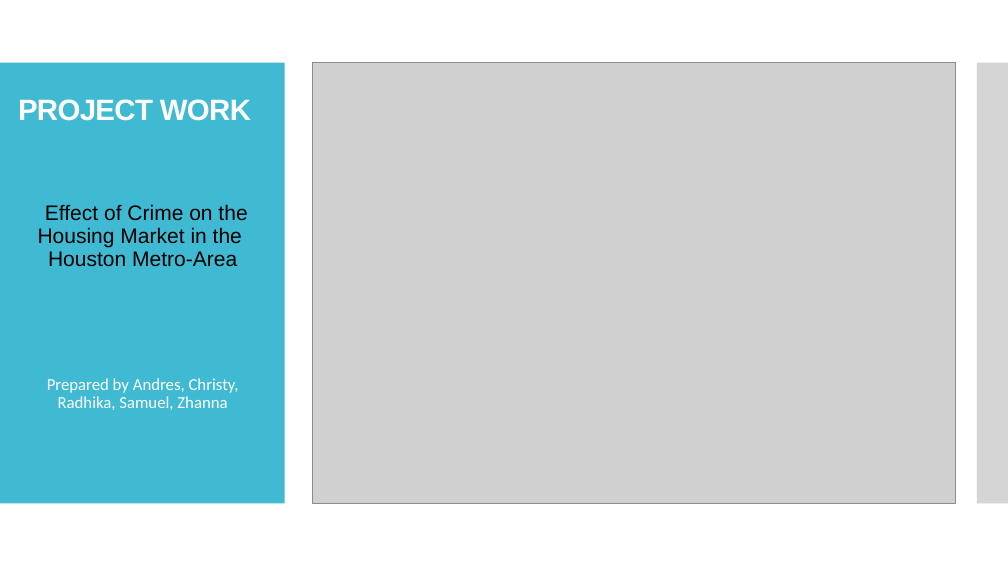
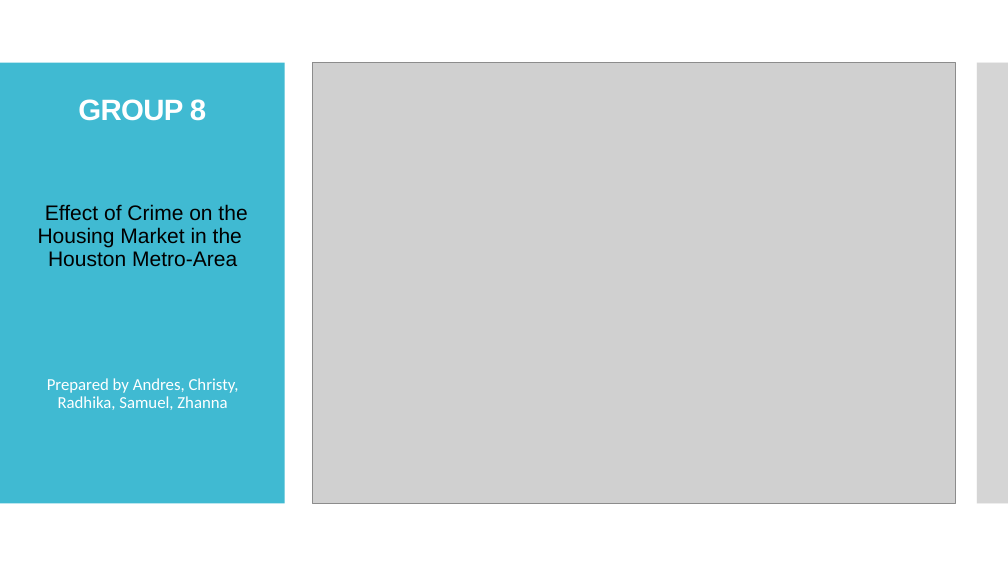
Before and after one commit to andresocorro/project_1, a slide deck: slide 1 of Presentation/final draft.pptx. Drawn at 1008x567 pixels with LibreOffice and Linux fonts; fonts in the diff are those of the drawing; grey boxes stand for pictures. Boxes give left, top, right and bottom in pixels: in the first picture for what was removed or moved away, otherwise in the second. Text is boxed around its words. In the diff, an @@ line names an element or a change of style, - is before the commit and + after.

Commit message:
Final presentation updated.

```diff
--- a/Presentation/final draft.pptx
+++ b/Presentation/final draft.pptx
@@ title at box(78, 99, 206, 121): text changed @@
-PROJECT WORK
+GROUP 8
```
Also in this commit, not shown: 1 other file.
